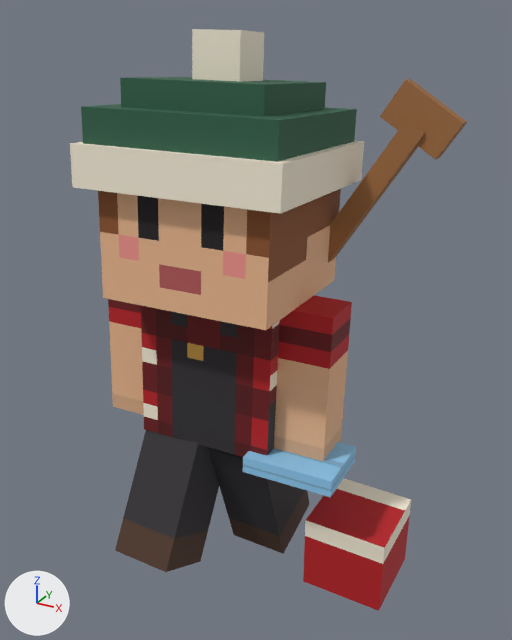
An edit to the glTF model cafe-chaos/game/public/models/barista-birch.glb, drawn before and after from the same camera.
Camera for both pictures: a camera (50 mm lens) standing at (0.0529, -0.0849, 0.0861) and looking at (0.0058, 0.0009, 0.0433). The lights are fixed; the arrows at lower left show +X, +Y and +Z. The first picture is the older version. Both versions are drawn at frame 1 of the action 'CarryDown'; the numbers are the values there.

Objects in the first picture: 'Arm-L', 'Arm-R', 'Body', 'Bucket', 'Cloth', 'Head', 'Leg-L', 'Leg-R', 'Shovel', 'Toque'.
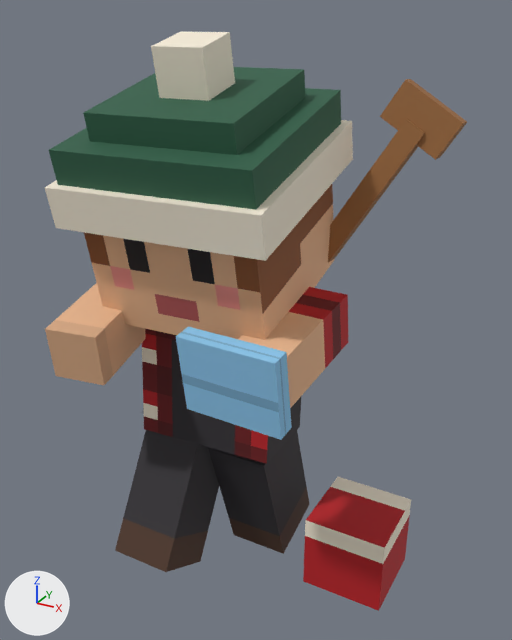
Pixel boxes [x1, y1, x2, y2] of what changed, in the pictures (512 x 640 px):
'Toque', turned: before [70, 29, 364, 214]; after [45, 32, 353, 261]
'Head', turned: before [98, 189, 341, 330]; after [84, 184, 335, 340]
'Cloth', turned: before [243, 442, 356, 497]; after [176, 327, 292, 440]
'Arm-R', turned: before [274, 295, 352, 461]; after [238, 287, 348, 408]
'Arm-L', turned: before [108, 299, 144, 415]; after [45, 283, 145, 385]

What changed in the scene script:
```text
Change ob_arm_l:
    ob_arm_l.rotation_euler: (0.0, 0.0, 0.0) -> (-1.361, 0.0, 0.105)  # degrees (0, 0, 0) -> degrees (-78, 0, 6)
Change ob_arm_r:
    ob_arm_r.rotation_euler: (0.0, 0.0, 0.0) -> (-1.361, 0.0, -0.105)  # degrees (0, 0, 0) -> degrees (-78, 0, -6)
Change ob_head:
    ob_head.rotation_euler: (0.0, 0.0, 0.0) -> (0.279, 0.0, 0.0)  # degrees (0, 0, 0) -> degrees (16, 0, 0)
```
